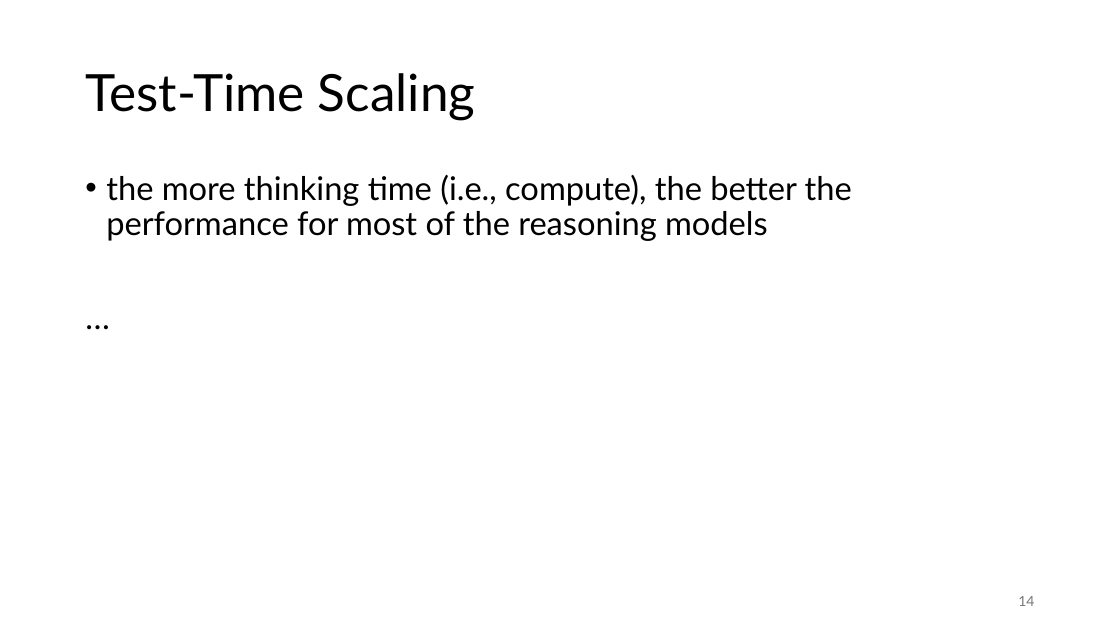
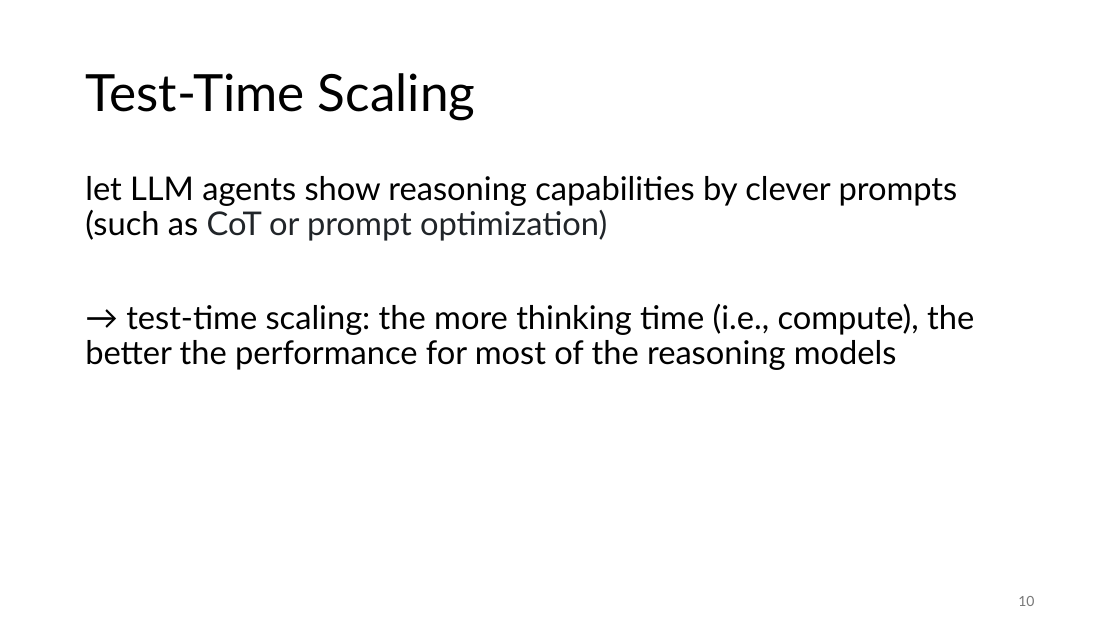
Before and after one commit to FelixWick/language_models, a slide deck: slide 10 of slides/6_agents.pptx (slide 14 before the commit). Drawn at 1120x630 pixels with LibreOffice and Linux fonts; fonts in the diff are those of the drawing. Boxes give left, top, right and bottom in pixels: in the first picture for what was removed or moved away, otherwise in the second. Text is boxed around its words. In the diff, an @@ line names an element or a change of style, - is before the commit and + after.

```diff
--- a/slides/6_agents.pptx
+++ b/slides/6_agents.pptx
@@ text at (85, 176, 974, 370): text changed @@
-• the more thinking time (i.e., compute), the better the performance for most of the reasoning models
-…
+let LLM agents show reasoning capabilities by clever prompts (such as CoT or prompt optimization)
+→ test-time scaling: the more thinking time (i.e., compute), the better the performance for most of the reasoning models
@@ page number at (1018, 596, 1034, 606): text changed @@
-14
+10
```
Also in this commit, not shown: 2 other slides changed, 3 slides removed, 2 other files.
